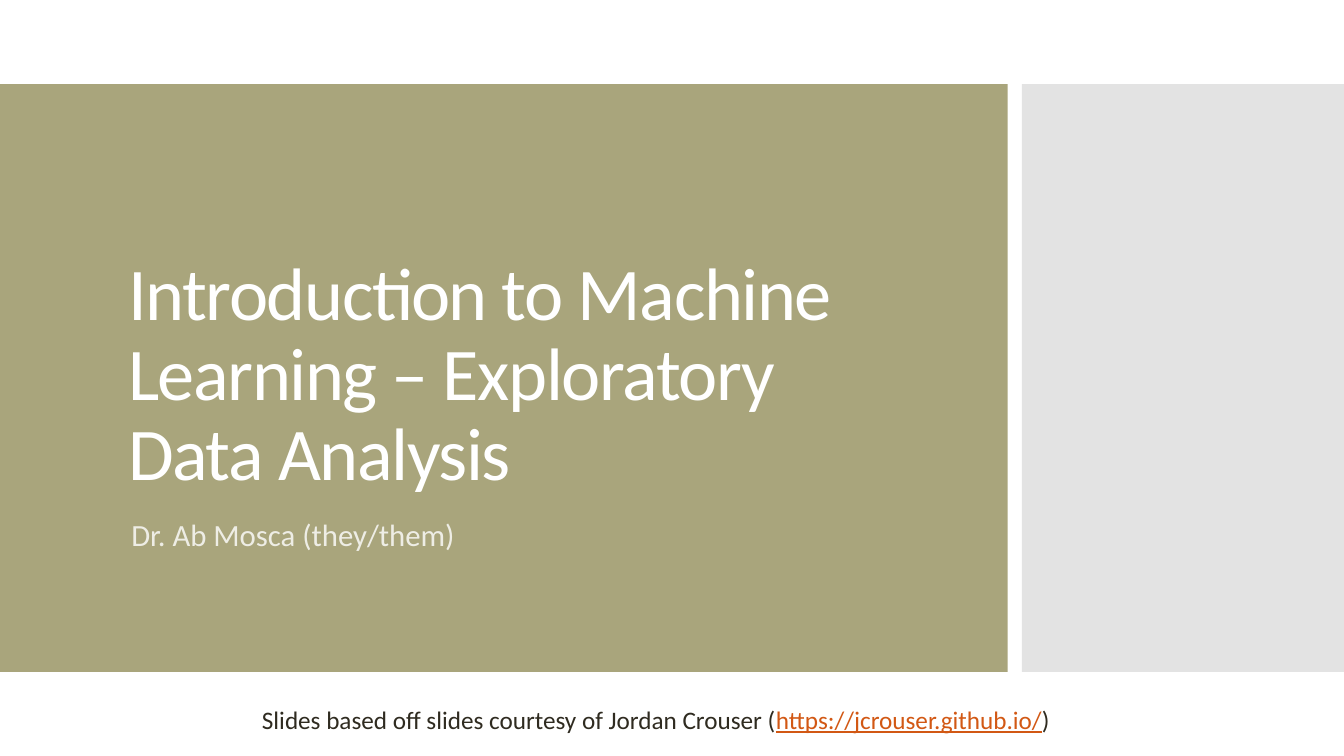
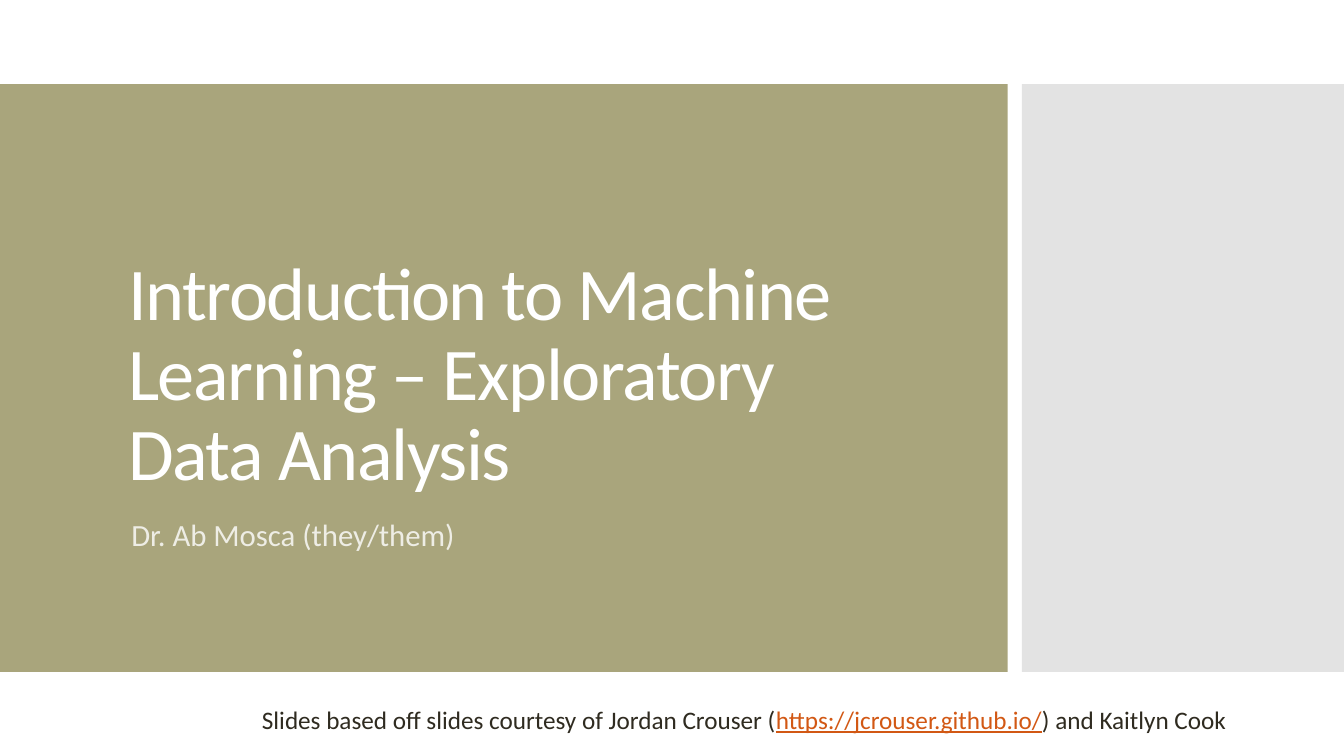
Before and after one commit to amosca01/CAIS380ML-S24, a slide deck: slide 1 of slides/13-EDA.pptx. Drawn at 1344x756 pixels with LibreOffice and Linux fonts; fonts in the diff are those of the drawing. Boxes give left, top, right and bottom in pixels: in the first picture for what was removed or moved away, otherwise in the second. Text is boxed around its words. In the diff, an @@ line names an element or a change of style, - is before the commit and + after.

```diff
--- a/slides/13-EDA.pptx
+++ b/slides/13-EDA.pptx
@@ text at box(262, 711, 1225, 734): text changed @@
-Slides based off slides courtesy of Jordan Crouser (https://jcrouser.github.io/)
+Slides based off slides courtesy of Jordan Crouser (https://jcrouser.github.io/) and Kaitlyn Cook
```
Also in this commit, not shown: 5 other files.
